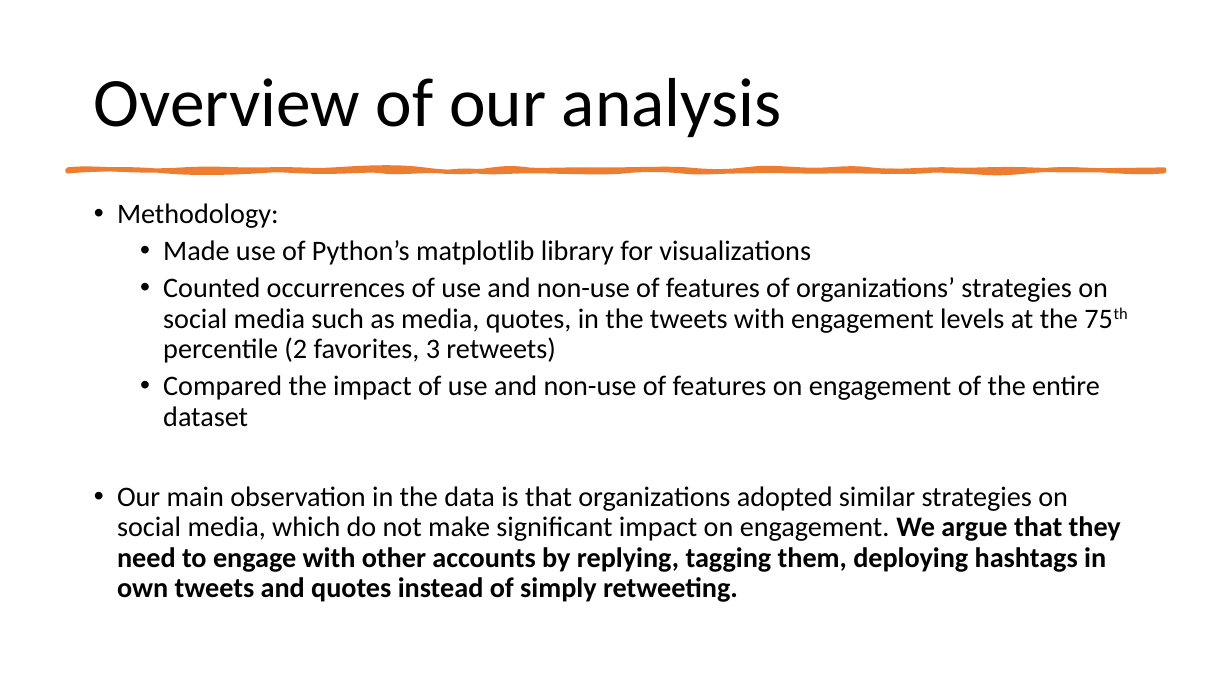
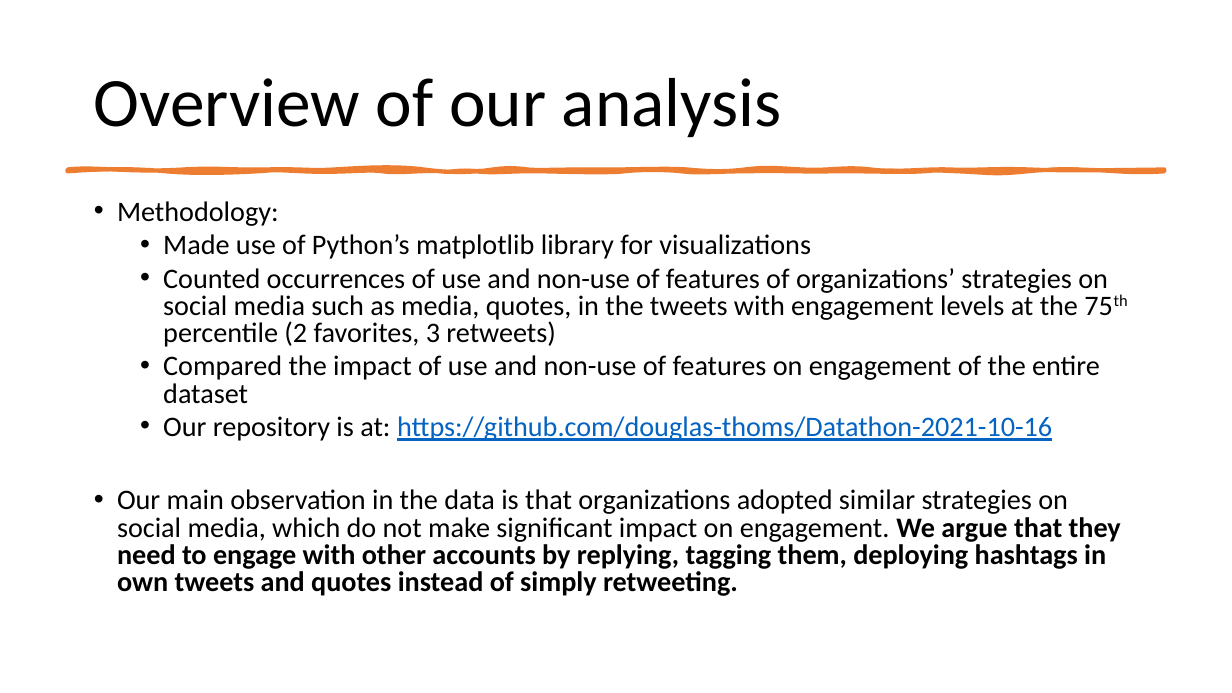
Before and after one commit to douglas-thoms/Datathon-2021-10-16, a slide deck: slide 5 of presentations/Data For Good_group9.pptx. Drawn at 1232x693 pixels with LibreOffice and Linux fonts; fonts in the diff are those of the drawing. Boxes give left, top, right and bottom in pixels: in the first picture for what was removed or moved away, otherwise in the second. Text is boxed around its words. In the diff, an @@ line names an element or a change of style, - is before the commit and + after.

Commit message:
finished slides

```diff
--- a/presentations/Data For Good_group9.pptx
+++ b/presentations/Data For Good_group9.pptx
@@ text at [117, 201, 1121, 596]: line spacing 0.9 to 0.8 @@
@@ text at [163, 416, 1052, 441]: paragraph added @@
+  • Our repository is at: https://github.com/douglas-thoms/Datathon-2021-10-16
```
Also in this commit, not shown: 1 other slide changed, 3 slides added.
